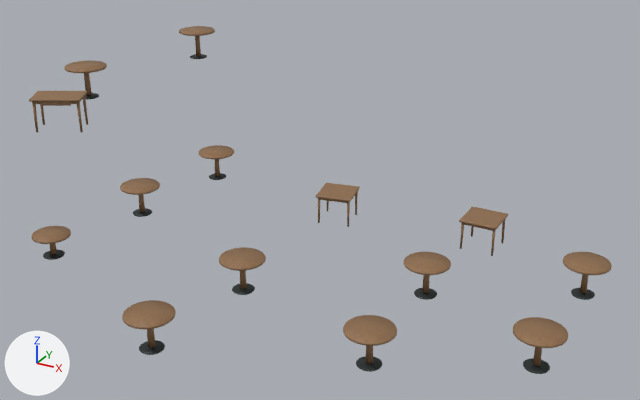
Two versions of the glTF model public/models/atelier_tables_terrace.glb, one commit apart.
Rendered twice from a 50 mm camera at (8.43, -16.04, 9.96) aimed at (-0.61, 0.4, 1.74). Every picture has the same lights, and +X, +Y and +Z are marked at lower left. The first picture is the older version. Where no turn or scale is listed for an object, it has been applied to the vertices. Vertices at exactly the same position are counted once.

In view in the first picture: 'atelier_tables_terrace / Atelier / charcoal powder coat', 'atelier_tables_terrace / Atelier / honey ash', 'atelier_tables_terrace / Atelier / smoked oak'.
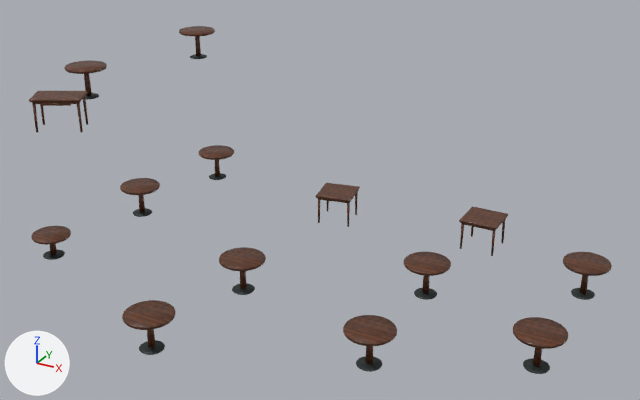
The change, as a list of edits to the scene's bpy script:
```text
Add img_asset_texture_eea858157f150d2b5ee36e56b420ed75e2ec74f3057d855829c79200306e33c5:
    img_asset_texture_eea858157f150d2b5ee36e56b420ed75e2ec74f3057d855829c79200306e33c5 = load_image('asset-texture-eea858157f150d2b5ee36e56b420ed75e2ec74f3057d855829c79200306e33c5', '_unpacked/asset-texture-eea858157f150d2b5ee36e56b420ed75e2ec74f3057d855829c79200306e33c5', 512, 512, 'sRGB')
Add img_asset_texture_9e565bbf94af6ae42caf8a5cce3c05e85eee00d5feb229499b404e45354df3a6:
    img_asset_texture_9e565bbf94af6ae42caf8a5cce3c05e85eee00d5feb229499b404e45354df3a6 = load_image('asset-texture-9e565bbf94af6ae42caf8a5cce3c05e85eee00d5feb229499b404e45354df3a6', '_unpacked/asset-texture-9e565bbf94af6ae42caf8a5cce3c05e85eee00d5feb229499b404e45354df3a6', 512, 512, 'Non-Color')
Add img_asset_texture_424e24bb02e3db08a97872ef88c11e9199dd77613638474e8142dd151f104e01:
    img_asset_texture_424e24bb02e3db08a97872ef88c11e9199dd77613638474e8142dd151f104e01 = load_image('asset-texture-424e24bb02e3db08a97872ef88c11e9199dd77613638474e8142dd151f104e01', '_unpacked/asset-texture-424e24bb02e3db08a97872ef88c11e9199dd77613638474e8142dd151f104e01', 512, 512, 'Non-Color')
Add mat_architectural___walnut:
    mat_architectural___walnut = bpy.data.materials.new('Architectural / walnut')
    # uses the picture img_asset_texture_424e24bb02e3db08a97872ef88c11e9199dd77613638474e8142dd151f104e01
    # uses the picture img_asset_texture_9e565bbf94af6ae42caf8a5cce3c05e85eee00d5feb229499b404e45354df3a6
    # uses the picture img_asset_texture_eea858157f150d2b5ee36e56b420ed75e2ec74f3057d855829c79200306e33c5
Change me_bullnose_solid_oak_top_024:
    where me_bullnose_solid_oak_top_024.from_pydata(...)  # 3126 vertices, 6196 faces; spans x -6.77..6.77, y -5.12..5.12, z -1.77..1.77
    used by ob_atelier_tables_terrace___atelier___honey_ash; location = (-1.05, 0.3, 2.29)
    me_bullnose_solid_oak_top_024 part 1: 105 of 3126 vertices moved; they spanned x -5.88..-0.03, y -4.97..4.97, z -1.73..1.75 and now span x -5.88..-0.03, y -4.97..4.97, z -1.73..1.75; mean shift (0.0, 0.0, 0.0); largest move (-4.58, 3.23, -1.5) -> (-4.58, 3.97, -1.5)
    me_bullnose_solid_oak_top_024 part 2: 60 of 3126 vertices moved; they spanned x 3.52..6.77, y -3.37..2.17, z -1.5 and now span x 3.52..6.77, y -3.37..2.17, z -1.5; mean shift (0.0, 0.0, 0.0); largest move (6.52, -1.87, -1.5) -> (6.52, -1.13, -1.5)
    me_bullnose_solid_oak_top_024 part 3: 5492 faces spanning x -6.77..6.77, y -5.12..5.12, z -1.77..1.77 switch from mat_atelier___honey_ash to mat_architectural___walnut
```

Where the change shows, as pixel boxes (x1, y1, x2, y2) in the pictures (640 x 400 px; the box of a moved part takes in the faces that stretch with it):
part 1 of me_bullnose_solid_oak_top_024, moved or reshaped
    both: (50, 30, 266, 329)
part 2 of me_bullnose_solid_oak_top_024, moved or reshaped
    both: (377, 265, 612, 348)
part 3 of me_bullnose_solid_oak_top_024, recoloured
    both: (29, 26, 611, 348)
